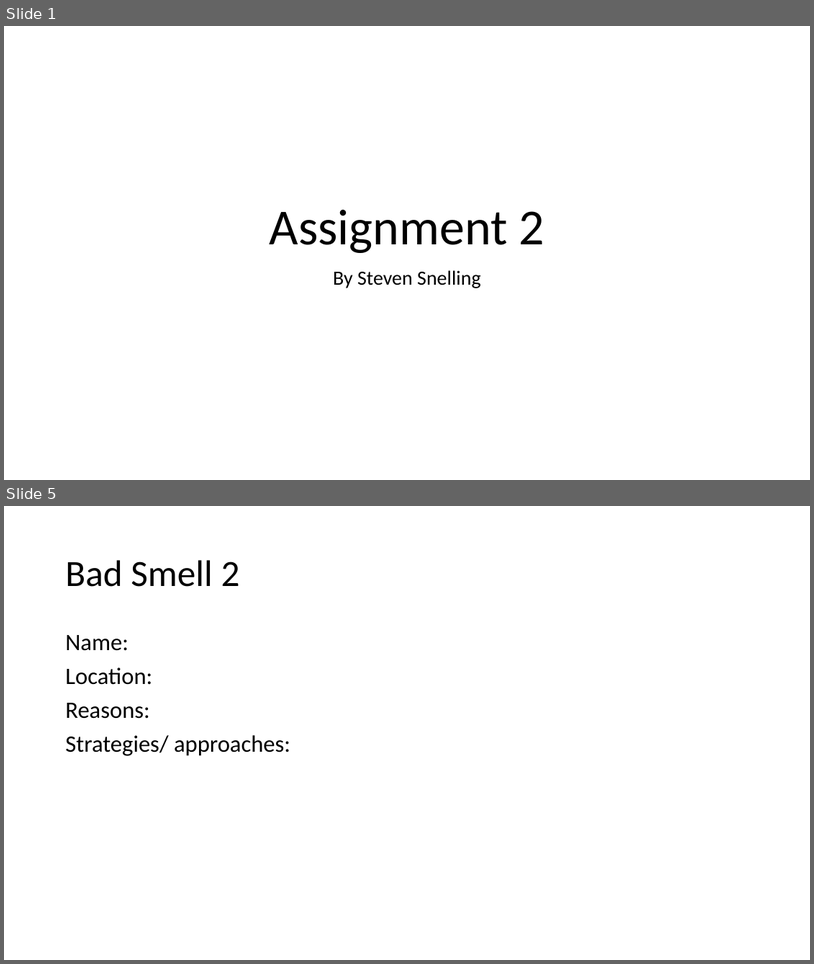
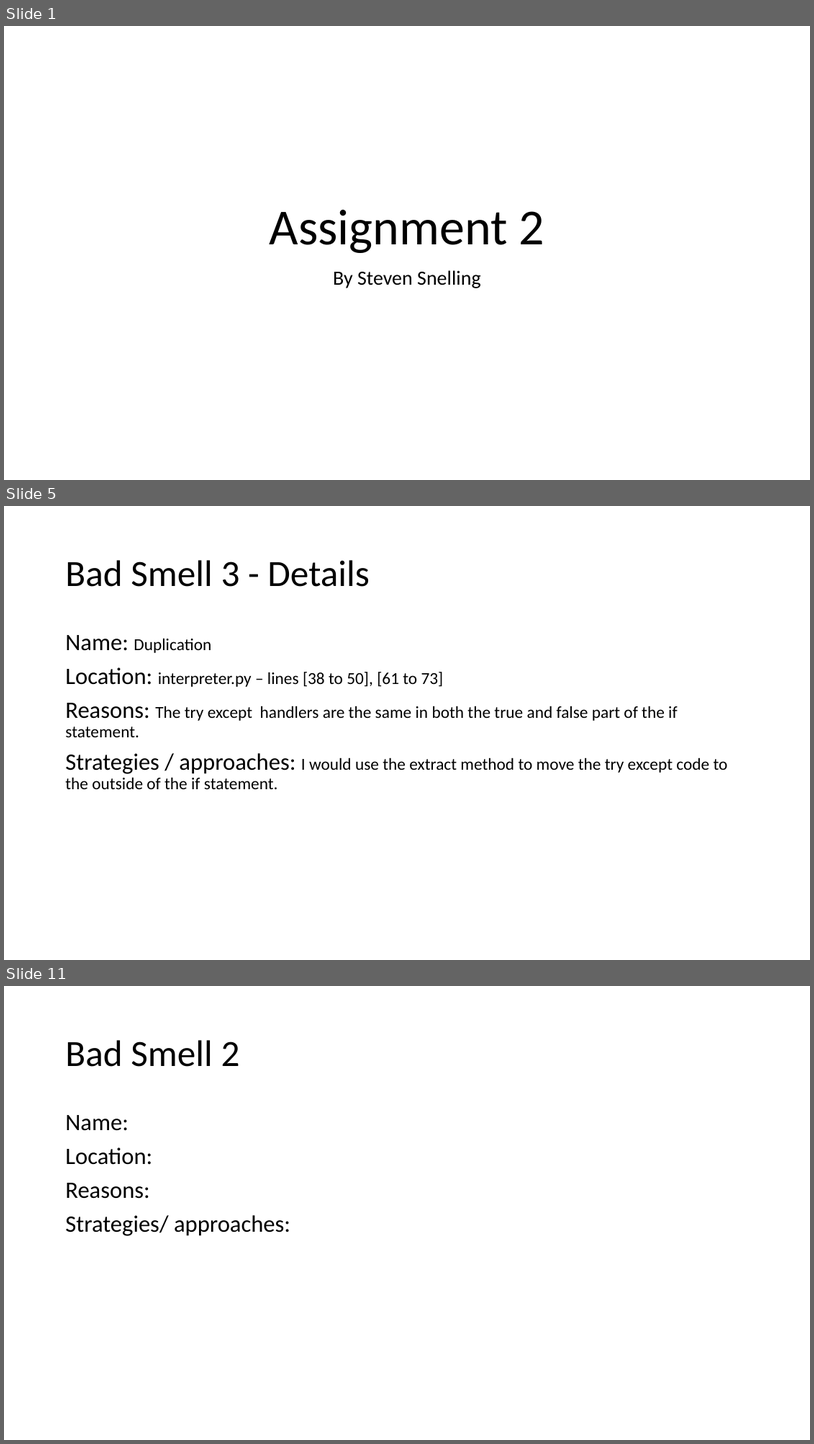
Before and after one commit to steven-snelling/PR301-Assignment_2, a slide deck: bad_smells.pptx. Shown one above the other, each under a label of ours: slides 1 and 5 before the commit, slides 1, 5 and 11 after it; the slides between them are not shown. The pictures are 814x964 and 814x1444 pixels, drawn with LibreOffice and Linux fonts; fonts in the diff are those of the drawing. Boxes give left, top, right and bottom in pixels: in the first picture for what was removed or moved away, otherwise in the second. Text is boxed around its words. In the diff, an @@ line names an element or a change of style, - is before the commit and + after.

```diff
--- a/bad_smells.pptx
+++ b/bad_smells.pptx
@@ slide 5 added at bbox=[4, 506, 810, 960], background #FFFFFF @@
@@ title added at bbox=[65, 560, 370, 587], 44 pt, text #000000 @@
+Bad Smell 3 - Details
@@ text added at bbox=[65, 635, 728, 789], 20 pt, text #000000 @@
+Name: Duplication
+Location: interpreter.py – lines [38 to 50], [61 to 73]
+Reasons: The try except handlers are the same in both the true and false part of the if statement.
+Strategies / approaches: I would use the extract method to move the try except code to the outside of the if statement.
@@ what was slide 5 is now slide 11 @@
```
Also in this commit, not shown: 3 slides changed, 5 other slides added, 1 other file.
